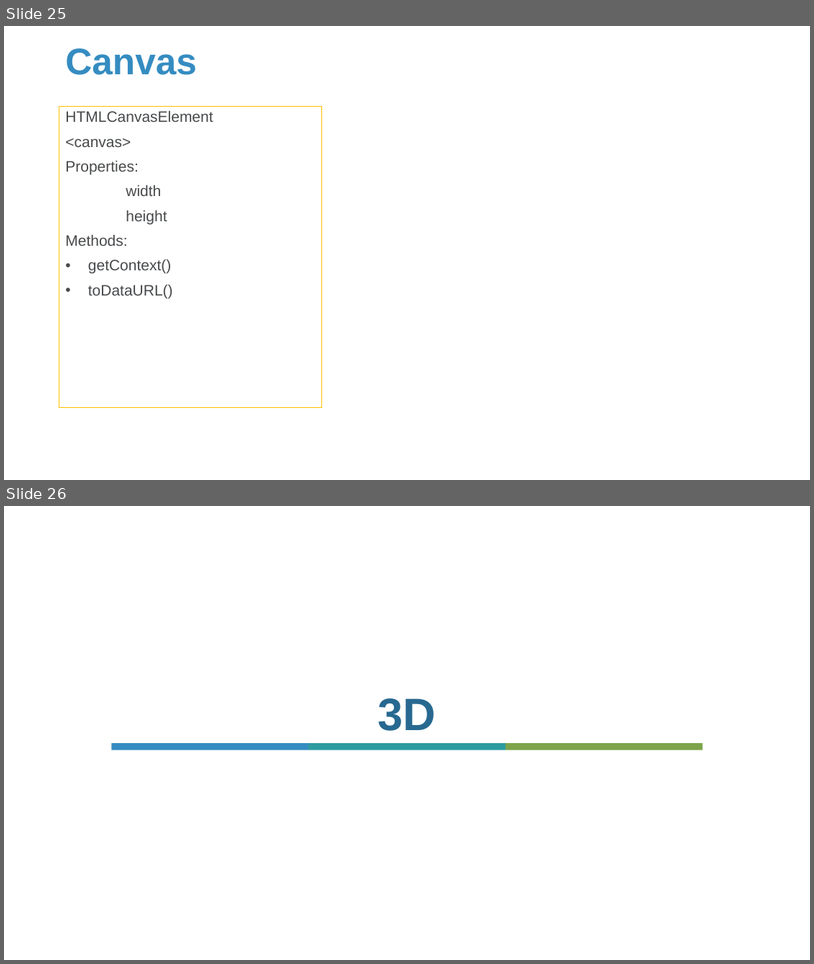
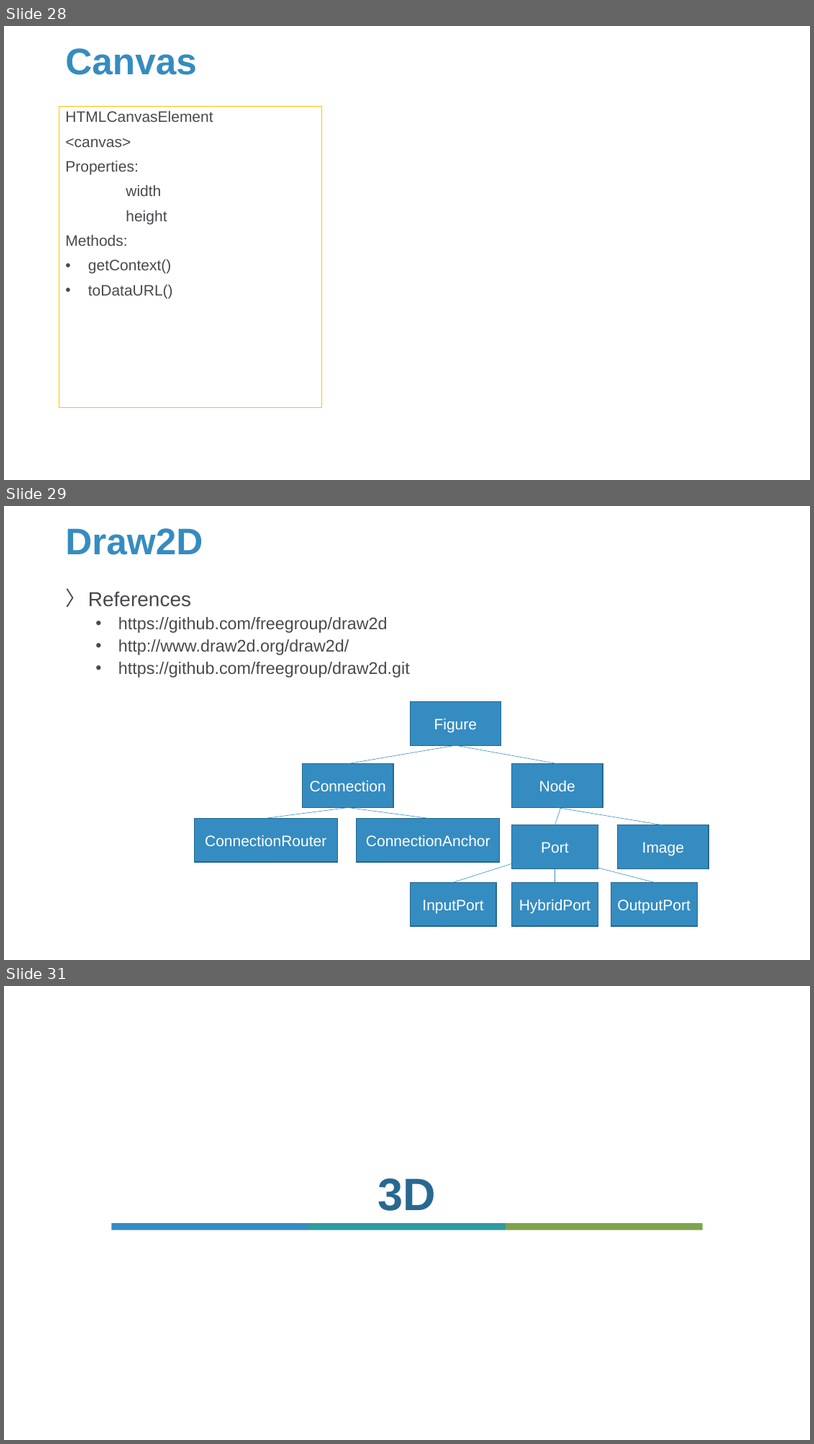
Before and after one commit to Sparks-Lu/TechNotes, a slide deck: Web/JavaScript-Notes.pptx. Shown one above the other, each under a label of ours: slides 25 and 26 before the commit, slides 28, 29 and 31 after it; the slides between them are not shown. The pictures are 814x964 and 814x1444 pixels, drawn with LibreOffice and Linux fonts; fonts in the diff are those of the drawing; background and template pictures are left out. Boxes give left, top, right and bottom in pixels: in the first picture for what was removed or moved away, otherwise in the second. Text is boxed around its words. In the diff, an @@ line names an element or a change of style, - is before the commit and + after.

```diff
--- a/Web/JavaScript-Notes.pptx
+++ b/Web/JavaScript-Notes.pptx
@@ slide 29 added at (x1=4, y1=506, x2=810, y2=960), background picture (left out) @@
@@ title added at (x1=65, y1=528, x2=203, y2=555), 44 pt, text #358CC1, bold @@
+Draw2D
@@ text added at (x1=88, y1=591, x2=410, y2=677), 20 pt, text #47494B @@
+〉 References
+  • https://github.com/freegroup/draw2d
+  • http://www.draw2d.org/draw2d/
+  • https://github.com/freegroup/draw2d.git
@@ rectangle added at (x1=411, y1=701, x2=502, y2=745), fill #358CC1, outline #27688F 1 pt, 18 pt, text #FFFFFF @@
+Figure
@@ rectangle added at (x1=303, y1=764, x2=394, y2=807), fill #358CC1, outline #27688F 1 pt, 18 pt, text #FFFFFF @@
+Connection
@@ line added from (348, 764) to (456, 745), #358CC1 0.5 pt @@
@@ line added from (456, 745) to (558, 764), #358CC1 0.5 pt @@
@@ rectangle added at (x1=512, y1=764, x2=604, y2=807), fill #358CC1, outline #27688F 1 pt, 18 pt, text #FFFFFF @@
+Node
@@ line added from (348, 807) to (266, 818), #358CC1 0.5 pt @@
@@ line added from (429, 818) to (348, 807), #358CC1 0.5 pt @@
@@ line added from (555, 825) to (562, 806), #358CC1 0.5 pt @@
@@ line added from (664, 825) to (558, 807), #358CC1 0.5 pt @@
@@ rectangle added at (x1=195, y1=818, x2=338, y2=862), fill #358CC1, outline #27688F 1 pt, 18 pt, text #FFFFFF @@
+ConnectionRouter
@@ rectangle added at (x1=357, y1=818, x2=500, y2=862), fill #358CC1, outline #27688F 1 pt, 18 pt, text #FFFFFF @@
+ConnectionAnchor
@@ rectangle added at (x1=512, y1=825, x2=599, y2=868), fill #358CC1, outline #27688F 1 pt, 18 pt, text #FFFFFF @@
+Port
@@ rectangle added at (x1=618, y1=825, x2=710, y2=868), fill #358CC1, outline #27688F 1 pt, 18 pt, text #FFFFFF @@
+Image
@@ line added from (548, 852) to (453, 883), #358CC1 0.5 pt @@
@@ line added from (545, 854) to (654, 883), #358CC1 0.5 pt @@
@@ line added from (555, 869) to (555, 883), #358CC1 0.5 pt @@
@@ rectangle added at (x1=411, y1=883, x2=497, y2=926), fill #358CC1, outline #27688F 1 pt, 18 pt, text #FFFFFF @@
+InputPort
@@ rectangle added at (x1=512, y1=883, x2=599, y2=926), fill #358CC1, outline #27688F 1 pt, 18 pt, text #FFFFFF @@
+HybridPort
@@ rectangle added at (x1=612, y1=883, x2=698, y2=926), fill #358CC1, outline #27688F 1 pt, 18 pt, text #FFFFFF @@
+OutputPort
@@ what was slide 25 is now slide 28 @@
@@ what was slide 26 is now slide 31 @@
```
Also in this commit, not shown: 1 slide changed, 5 other slides added, 10 other files.
